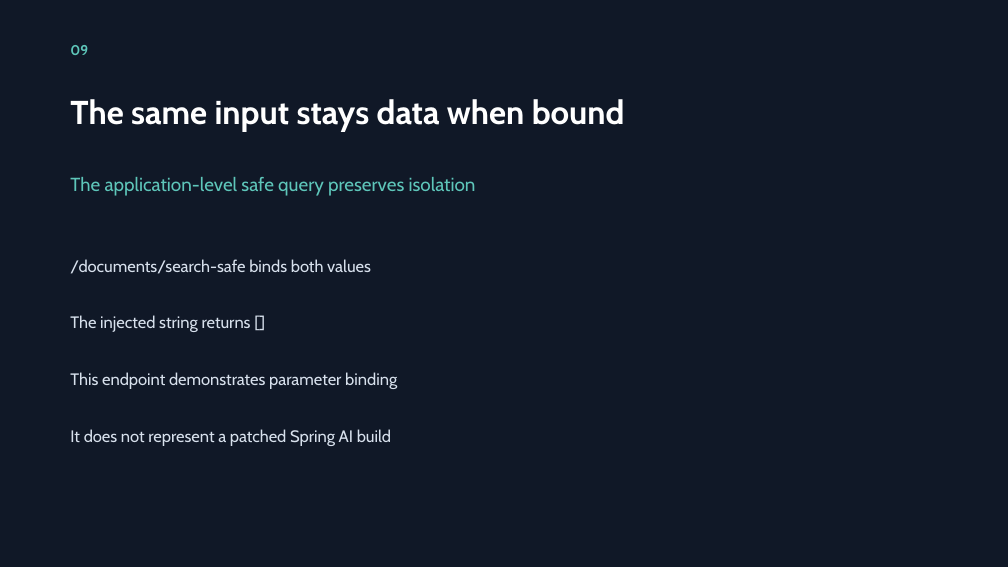
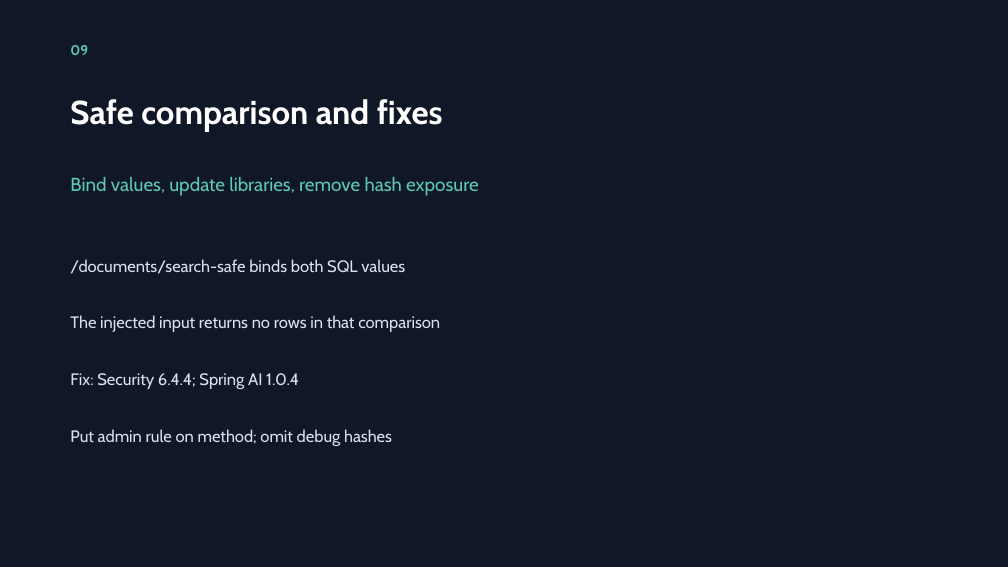
Before and after one commit to andrey94308/spring-came-to-the-party, a slide deck: slide 9 of presentation/OrgArchive-postman-chain.pptx. Drawn at 1008x567 pixels with LibreOffice and Linux fonts; fonts in the diff are those of the drawing. Boxes give left, top, right and bottom in pixels: in the first picture for what was removed or moved away, otherwise in the second. Text is boxed around its words. In the diff, an @@ line names an element or a change of style, - is before the commit and + after.

```diff
--- a/presentation/OrgArchive-postman-chain.pptx
+++ b/presentation/OrgArchive-postman-chain.pptx
@@ text at [70, 99, 443, 132]: text changed @@
-The same input stays data when bound
+Safe comparison and fixes
@@ text at [70, 177, 479, 196]: text changed @@
-The application-level safe query preserves isolation
+Bind values, update libraries, remove hash exposure
@@ text at [70, 259, 405, 274]: text changed @@
-/documents/search-safe binds both values
+/documents/search-safe binds both SQL values
@@ text at [70, 315, 440, 332]: text changed @@
-The injected string returns []
+The injected input returns no rows in that comparison
@@ text at [70, 373, 299, 389]: text changed @@
-This endpoint demonstrates parameter binding
+Fix: Security 6.4.4; Spring AI 1.0.4
@@ text at [70, 429, 392, 446]: text changed @@
-It does not represent a patched Spring AI build
+Put admin rule on method; omit debug hashes
```
Also in this commit, not shown: 9 other slides changed, 2 other files.
